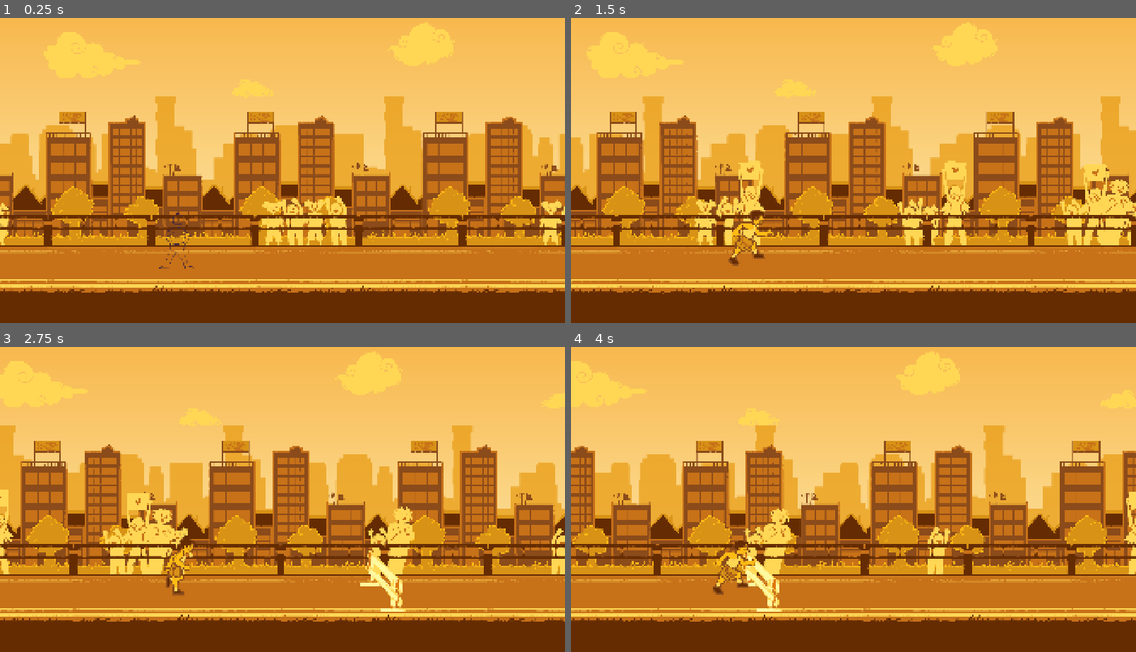
Above: before the commit, frames 1-4 (two rows, left to right).
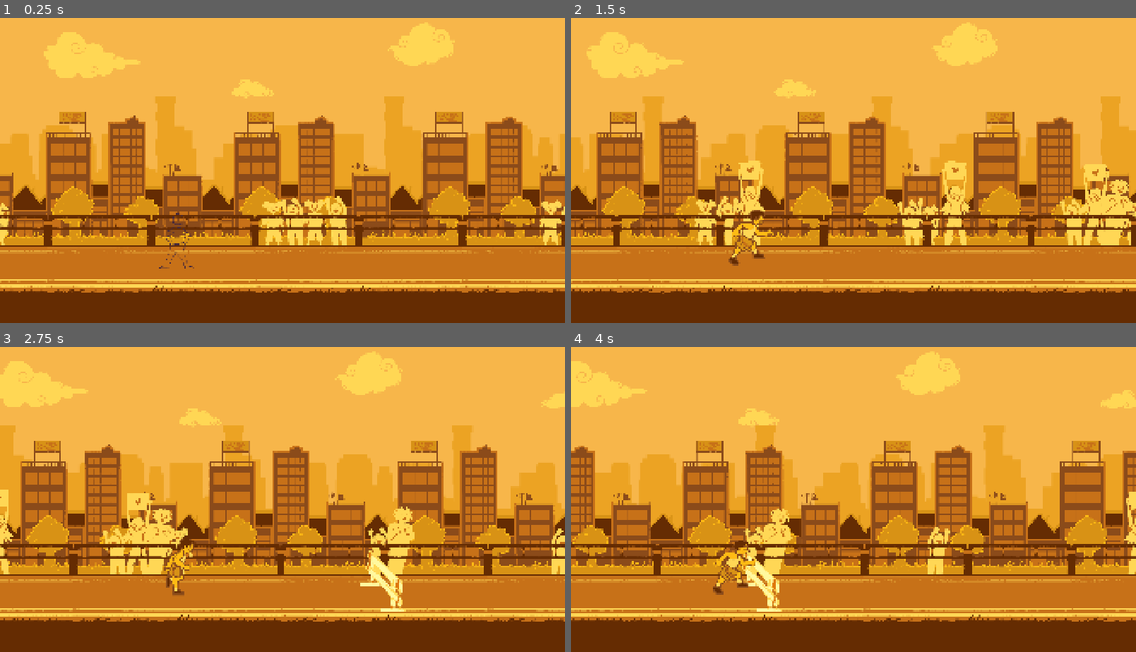
Above: after the commit, the same moments.

Repository: Ahzzak/Enjam2026_Grp5
Game: Godot game, scene res://scenes/world.tscn
The game is run twice, just before and just after one commit, with the same random seed, the same clock (stepped at 60 frames per second) and the same inputs. Sound files missing from this copy of the repository are replaced by a short silence.
Inputs:
- Up to frame 1 (0.25 s): no input
- Up to frame 2 (1.5 s): hold D (Run) 0.53-1.28 s; tap Space (Jump) at 0.77 s; tap Ctrl (Slide) at 1.35 s
- Up to frame 3 (2.75 s): tap Space (Jump) at 1.52 s; tap N at 2.1 s
- Up to frame 4 (4 s): tap T at 2.85 s; tap Space (Jump) at 3.02, 3.77 s; tap Y at 3.6 s

The runs differ from the first frame. In frame 1, 19% of the frame differs, in the area x 0-100%, y 18-54%; in frame 2, 18%; in frame 3, 19%; in frame 4, 19%.

Commit message:
feat(game) : endings

Diff:
--- a/enjam-2026/prefabs/decor.tscn
+++ b/enjam-2026/prefabs/decor.tscn
@@ -9,8 +9,8 @@
 [ext_resource type="Texture2D" uid="uid://bv7ahqq3ar3ql" path="res://visuals/Decor/AT_Ground.tres" id="7_8gkl7"]
 
 [sub_resource type="Gradient" id="Gradient_7g60a"]
-offsets = PackedFloat32Array(0, 0.75)
-colors = PackedColorArray(0.96862745, 0.7137255, 0.2901961, 1, 0.99215686, 0.8901961, 0.627451, 1)
+offsets = PackedFloat32Array(0)
+colors = PackedColorArray(0.96862745, 0.7137255, 0.2901961, 1)
 
 [sub_resource type="GradientTexture2D" id="GradientTexture2D_lixwb"]
 gradient = SubResource("Gradient_7g60a")
--- a/enjam-2026/scripts/game_manager.gd
+++ b/enjam-2026/scripts/game_manager.gd
@@ -1,7 +1,10 @@
 class_name GameManager
 extends Node
 
+signal game_ended(ending: Ending, age: float)
+
 enum State { INTRO, RUNNING, RELEASED, GAME_OVER, ENDING, DEATH }
+enum Ending { OUT_OF_SCREEN, TOO_EARLY, GOOD, TOO_LATE }
 
 @export var player: Player
 @export var run_camera: RunCamera
@@ -42,8 +45,7 @@
 
 var _release_tween: Tween
 
-var _end_message: String = ""
-var _ending: int = 0
+var _ending: Ending = Ending.OUT_OF_SCREEN
 var _can_restart: bool = false
 
 ## Temps de jeu écoulé depuis le début de la course, en secondes.
@@ -75,9 +77,9 @@
 	if debug_print and floori(game_time) != previous_second:
 		print("%d s | %d ans" % [floori(game_time), floori(age)])
 	if state == State.RELEASED and _is_in_good_window():
-		_end_game(2)
+		_end_game(Ending.GOOD)
 	elif state == State.RUNNING and age_ratio >= 1.0:
-		_end_game(3)
+		_end_game(Ending.TOO_LATE)
 
 
 func _is_in_good_window() -> bool:
@@ -103,27 +105,22 @@
 	if age < age_threshold_min:
 		state = State.RELEASED
 	elif _is_in_good_window():
-		_end_game(2)
+		_end_game(Ending.GOOD)
 	else:
-		_end_game(3)
+		_end_game(Ending.TOO_LATE)
 
 
 func _on_release_finished() -> void:
 	if state == State.RELEASED:
-		_end_game(1)
+		_end_game(Ending.TOO_EARLY)
 
 
 func _on_camera_player_left_screen() -> void:
 	if state == State.RUNNING or state == State.RELEASED:
-		_game_over("Le monde ne t’a pas attendu.")
+		state = State.GAME_OVER
 
 
-func _game_over(message: String) -> void:
-	_end_message = message
-	state = State.GAME_OVER
-
-
-func _end_game(ending: int) -> void:
+func _end_game(ending: Ending) -> void:
 	_ending = ending
 	state = State.ENDING
 
@@ -140,13 +137,14 @@
 		State.GAME_OVER:
 			player.controls_enabled = false
 			create_tween().set_ignore_time_scale(true).tween_property(self, "end_factor", 0.01, 0.5)
-			_show_end([_end_message], restart_delay)
+			_show_end(Ending.OUT_OF_SCREEN)
 		State.ENDING:
 			player.controls_enabled = false
 			_tween_release_factor(1.0, 1.2)
 			create_tween().set_trans(Tween.TRANS_QUAD).set_ease(Tween.EASE_OUT) \
 				.tween_property(player, "speed_scale", 0.0, 2.0)
-			print("Fin %d/3" % _ending)
+			_show_end(_ending)
+
 
 func _exit_state(_old_state: State) -> void:
 	pass
@@ -160,11 +158,11 @@
 	_release_tween.tween_property(self, "release_factor", target, duration)
 
 
-func _show_end(lines: Array, delay: float) -> void:
-	for line in lines:
-		print(line)
-	await get_tree().create_timer(delay, true, false, true).timeout
-	print("Appuie sur D pour recommencer")
+func _show_end(ending: Ending) -> void:
+	game_ended.emit(ending, age)
+	if debug_print:
+		print("Fin : %s à %d ans" % [Ending.keys()[ending], floori(age)])
+	await get_tree().create_timer(restart_delay, true, false, true).timeout
 	_can_restart = true
 
 
